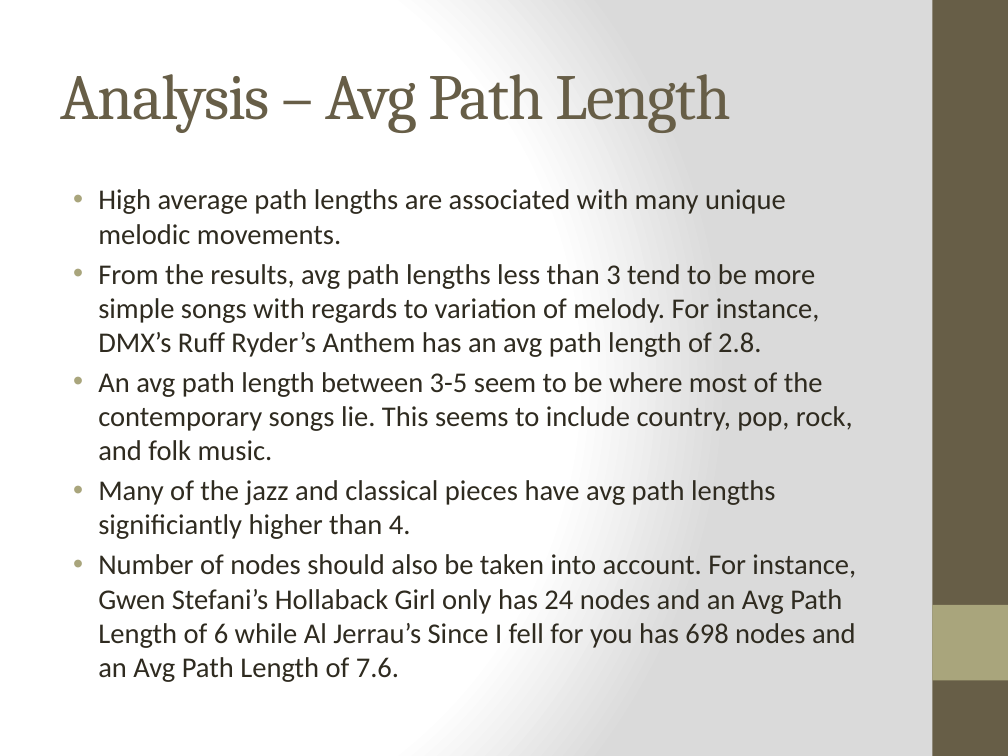
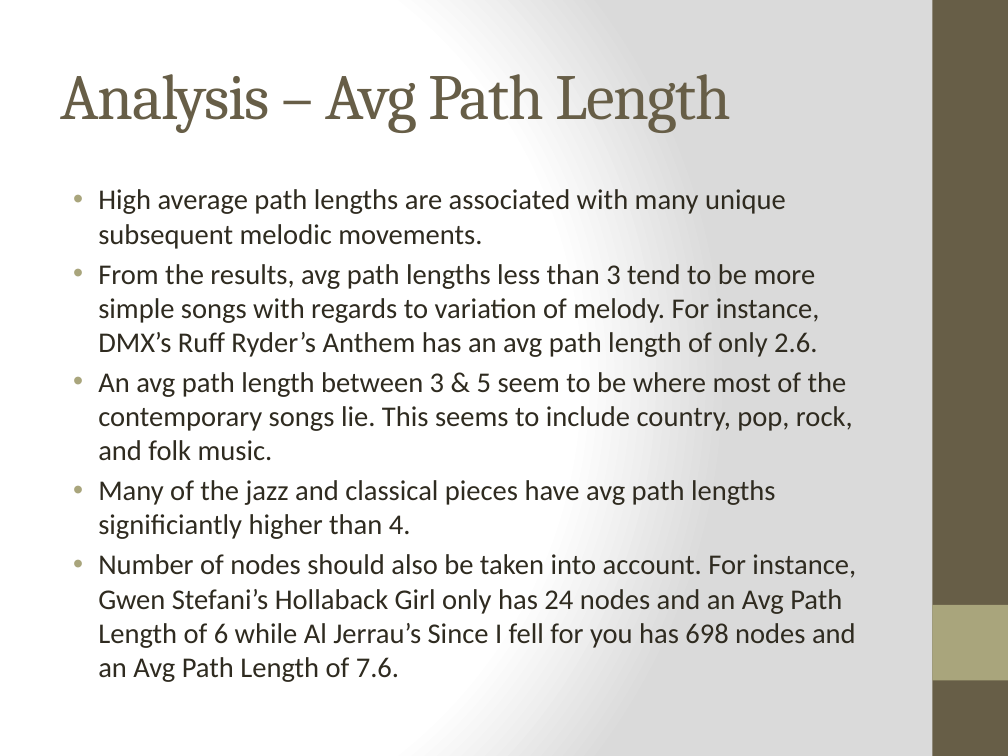
Before and after one commit to cjnolet/graph_analytics_final_project, a slide deck: slide 27 of Presentation.pptx (slide 56 before the commit). Drawn at 1008x756 pixels with LibreOffice and Linux fonts; fonts in the diff are those of the drawing. Boxes give left, top, right and bottom in pixels: in the first picture for what was removed or moved away, otherwise in the second. Text is boxed around its words. In the diff, an @@ line names an element or a change of style, - is before the commit and + after.

```diff
--- a/Presentation.pptx
+++ b/Presentation.pptx
@@ text at [98, 189, 853, 461]: text changed @@
-• High average path lengths are associated with many unique melodic movements.
-• From the results, avg path lengths less than 3 tend to be more simple songs with regards to variation of melody. For instance, DMX’s Ruff Ryder’s Anthem has an avg path length of 2.8.
-• An avg path length between 3-5 seem to be where most of the contemporary songs lie. This seems to include country, pop, rock, and folk music.
+• High average path lengths are associated with many unique subsequent melodic movements.
+• From the results, avg path lengths less than 3 tend to be more simple songs with regards to variation of melody. For instance, DMX’s Ruff Ryder’s Anthem has an avg path length of only 2.6.
+• An avg path length between 3 & 5 seem to be where most of the contemporary songs lie. This seems to include country, pop, rock, and folk music.
```
Also in this commit, not shown: 6 other slides changed, 1 slide removed.
